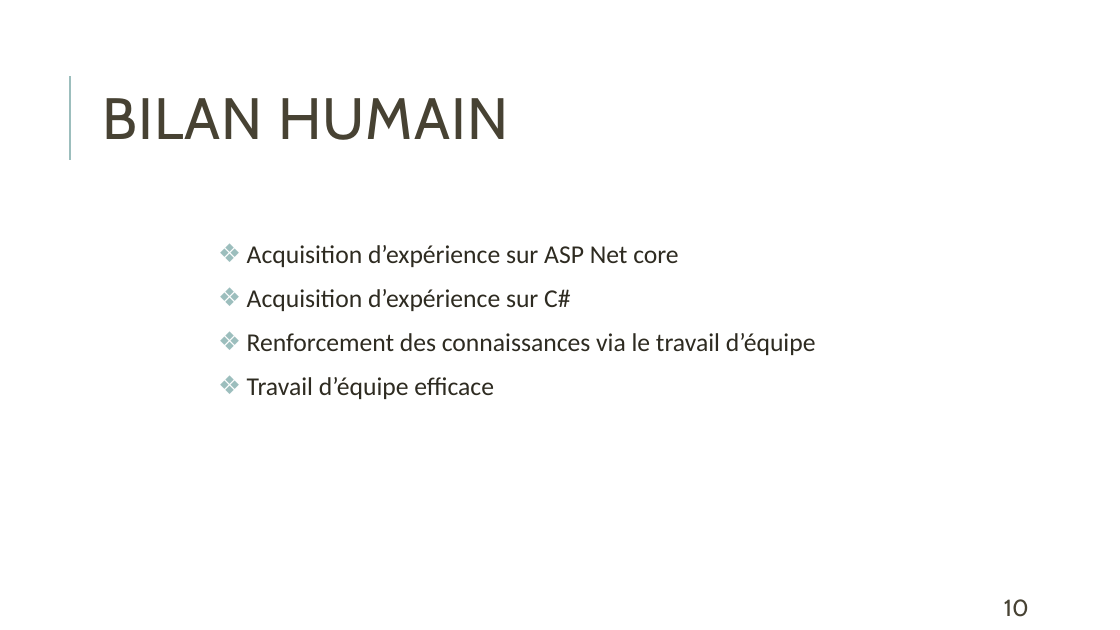
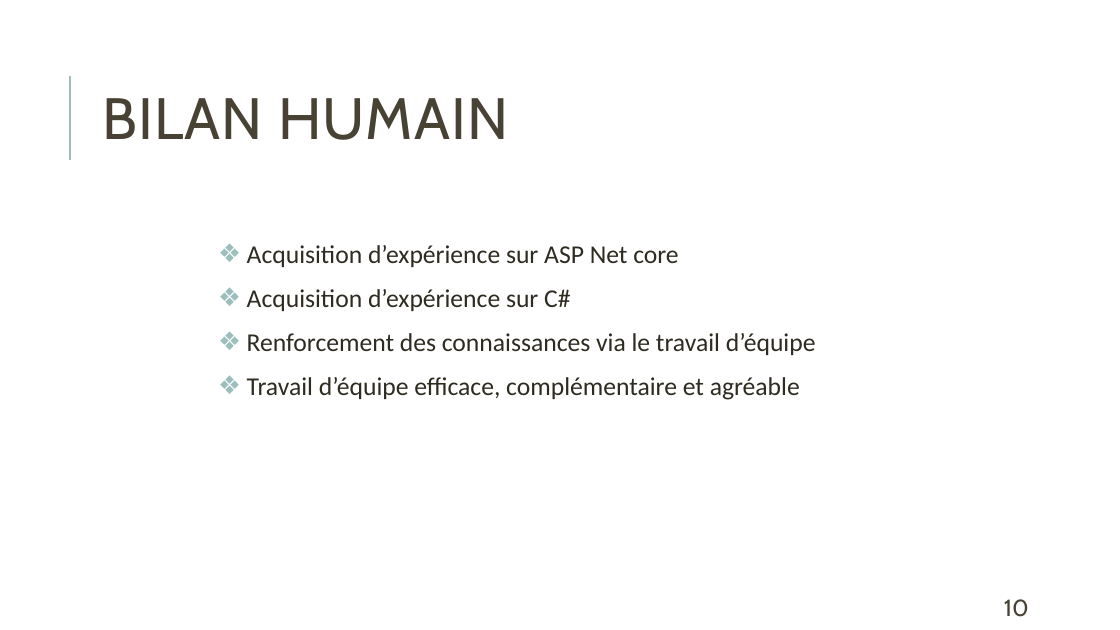
Before and after one commit to OlivierHILDENBRAND/Sondage_Project, a slide deck: slide 10 of Divers/Weber_Hugo_Olivier_CDA_Projet_Sondage.pptx. Drawn at 1120x630 pixels with LibreOffice and Linux fonts; fonts in the diff are those of the drawing. Boxes give left, top, right and bottom in pixels: in the first picture for what was removed or moved away, otherwise in the second. Text is boxed around its words. In the diff, an @@ line names an element or a change of style, - is before the commit and + after.

```diff
--- a/Divers/Weber_Hugo_Olivier_CDA_Projet_Sondage.pptx
+++ b/Divers/Weber_Hugo_Olivier_CDA_Projet_Sondage.pptx
@@ text at bbox=[247, 377, 800, 400]: text changed @@
-❖ Travail d’équipe efficace
+❖ Travail d’équipe efficace, complémentaire et agréable
```
Also in this commit, not shown: 9 other slides changed.
